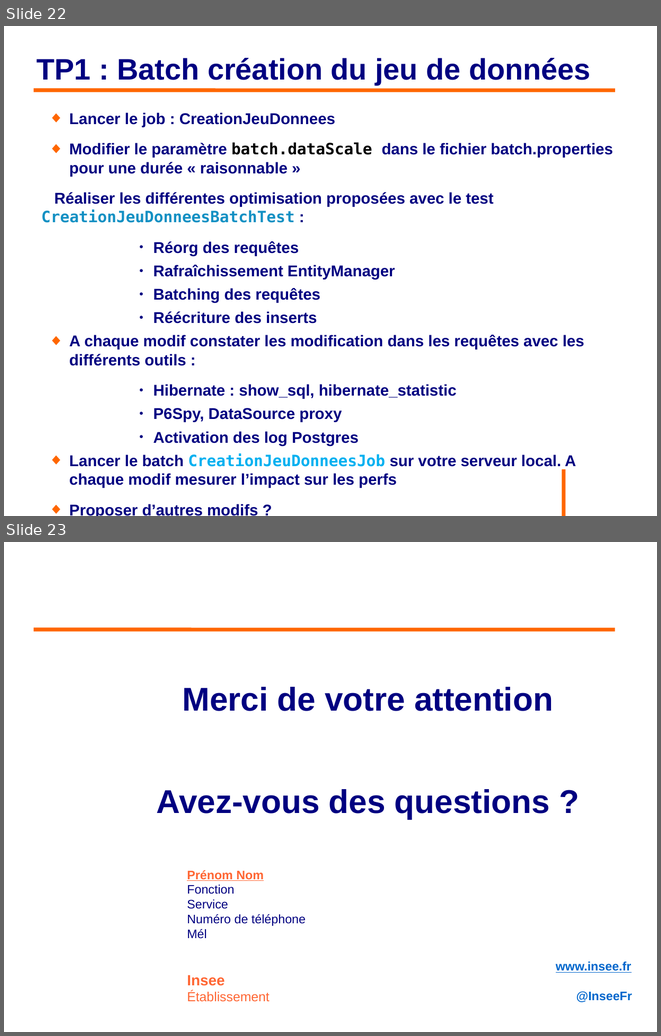
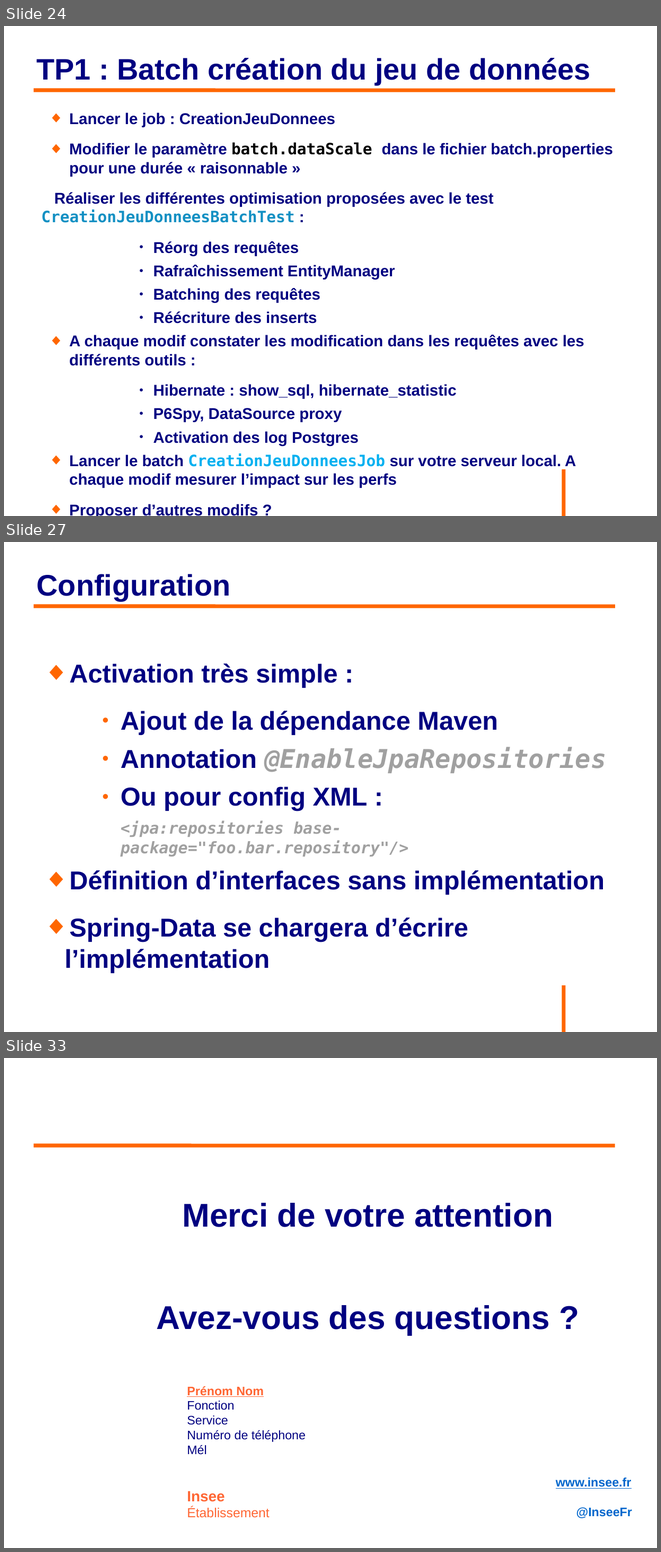
Before and after one commit to philphils/formation-hibernate-avancee, a slide deck: Documentation/diapo_formation_hibernate_avancee.odp. Shown one above the other, each under a label of ours: slides 22 and 23 before the commit, slides 24, 27 and 33 after it; the slides between them are not shown. The pictures are 661x1036 and 661x1552 pixels, drawn with LibreOffice and Linux fonts; fonts in the diff are those of the drawing; background and template pictures are left out. Boxes give left, top, right and bottom in pixels: in the first picture for what was removed or moved away, otherwise in the second. Text is boxed around its words. In the diff, an @@ line names an element or a change of style, - is before the commit and + after.

Commit message:
Diapo jusqu'à Spring-Data @Query

```diff
--- a/Documentation/diapo_formation_hibernate_avancee.odp
+++ b/Documentation/diapo_formation_hibernate_avancee.odp
@@ slide 27 added at box(4, 542, 657, 1032), background #FFFFFF; not listed: 1 template element that a slide beside it also shows @@
@@ title added at box(37, 574, 231, 601), 36 pt, text #000080, bold @@
+Configuration
@@ line added from (34, 606) to (616, 606), #FF6600 4.54 pt @@
@@ text added at box(69, 663, 607, 941), 31.4 pt, text #000080, bold @@
+◆ Activation très simple :
+    ● Ajout de la dépendance Maven
+    ● Annotation @EnableJpaRepositories
+    ● Ou pour config XML :
+    <jpa:repositories base-package="foo.bar.repository"/>
+◆ Définition d’interfaces sans implémentation
+◆ Spring-Data se chargera d’écrire l’implémentation
@@ what was slide 22 is now slide 24 @@
@@ what was slide 23 is now slide 33 @@
```
Also in this commit, not shown: 9 other slides added.
